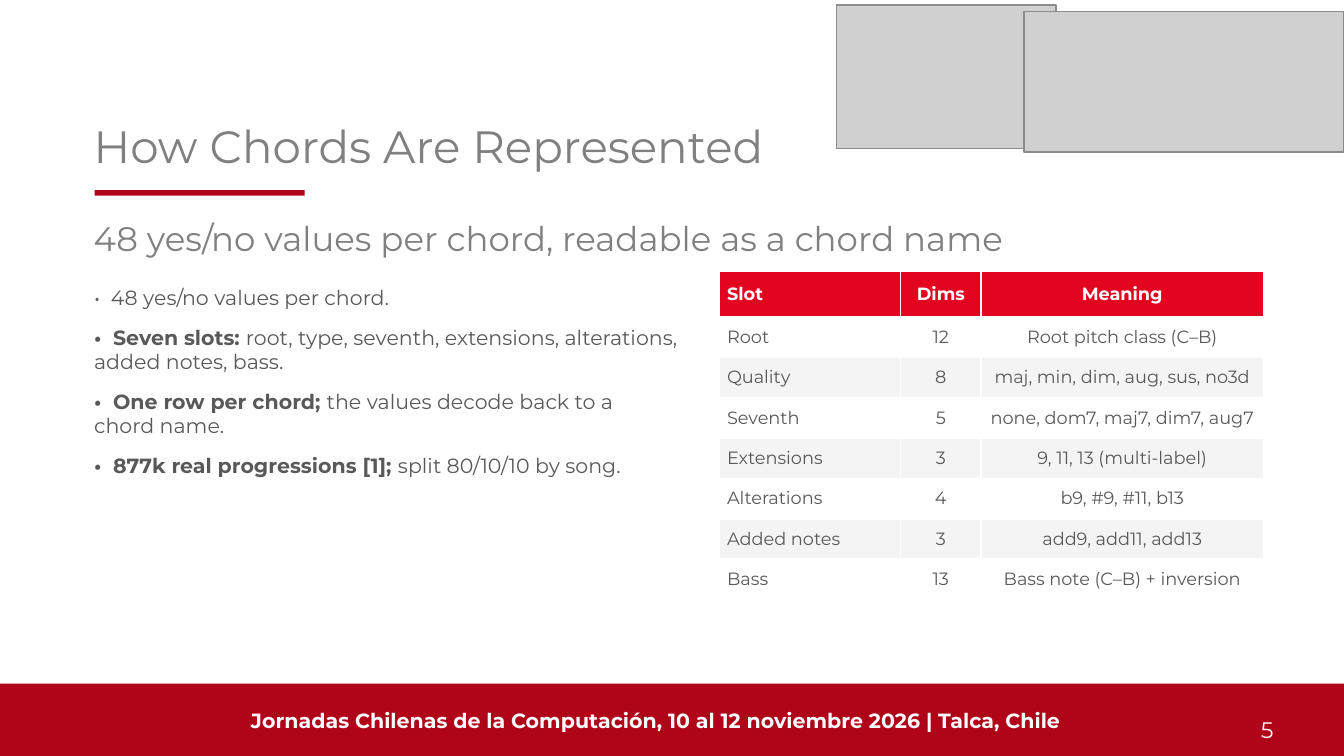
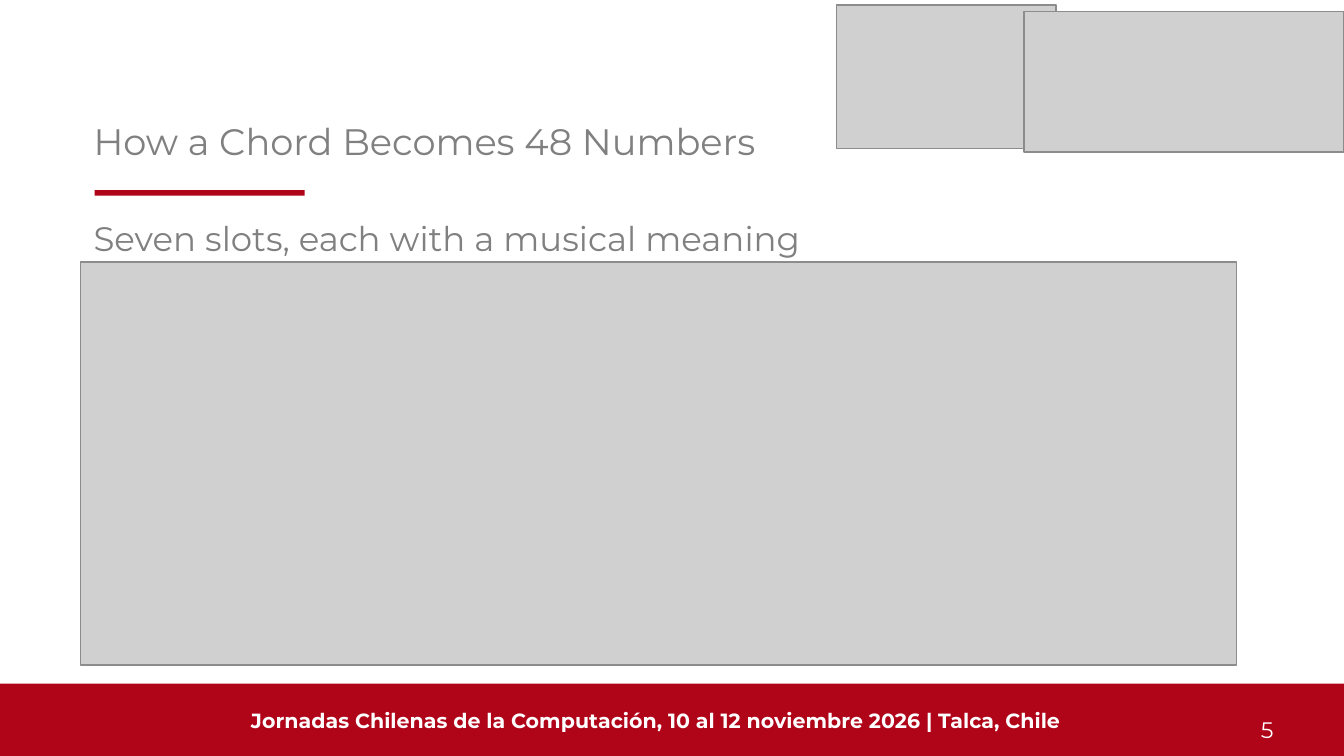
Before and after one commit to Pepebeats-flp/SCL_2.0, a slide deck: slide 5 of JCC2026/PEARL_JCC2026.pptx. Drawn at 1344x756 pixels with LibreOffice and Linux fonts; fonts in the diff are those of the drawing; grey boxes stand for pictures. Boxes give left, top, right and bottom in pixels: in the first picture for what was removed or moved away, otherwise in the second. Text is boxed around its words. In the diff, an @@ line names an element or a change of style, - is before the commit and + after.

```diff
--- a/JCC2026/PEARL_JCC2026.pptx
+++ b/JCC2026/PEARL_JCC2026.pptx
@@ title at box(94, 128, 755, 155): text changed; size 24.2 to 19.7 pt @@
-How Chords Are Represented
+How a Chord Becomes 48 Numbers
@@ title at box(94, 226, 800, 258): text changed @@
-48 yes/no values per chord, readable as a chord name
+Seven slots, each with a musical meaning
@@ picture added at box(81, 262, 1236, 665) @@
@@ text removed at box(94, 287, 678, 477) @@
-• 48 yes/no values per chord.
-• Seven slots: root, type, seventh, extensions, alterations, added notes, bass.
-• One row per chord; the values decode back to a chord name.
-• 877k real progressions [1]; split 80/10/10 by song.
@@ table removed at box(719, 271, 1263, 607), 8 rows, 3 columns @@
-Slot | Dims | Meaning
-Root | 12 | Root pitch class (C–B)
-Quality | 8 | maj, min, dim, aug, sus, no3d
-Seventh | 5 | none, dom7, maj7, dim7, aug7
-Extensions | 3 | 9, 11, 13 (multi-label)
-Alterations | 4 | b9, #9, #11, b13
-Added notes | 3 | add9, add11, add13
-Bass | 13 | Bass note (C–B) + inversion
```
Also in this commit, not shown: 12 other slides changed, 2 slides added, 3 slides removed, 18 other files.
